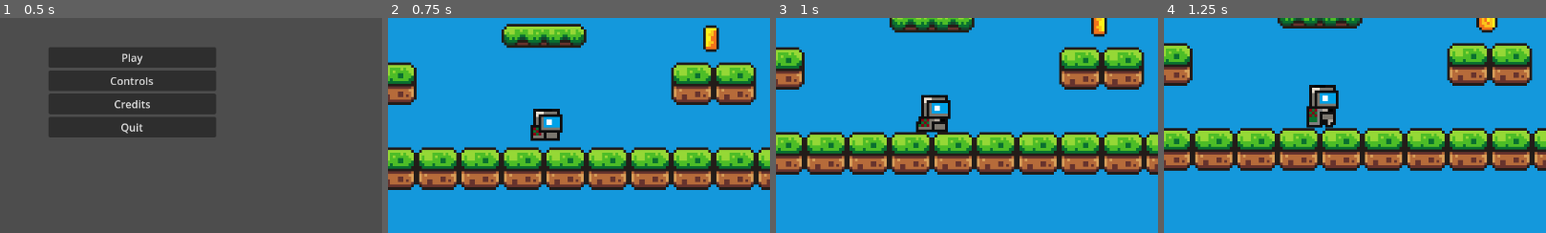
Above: before the commit, frames 1-4 (left to right).
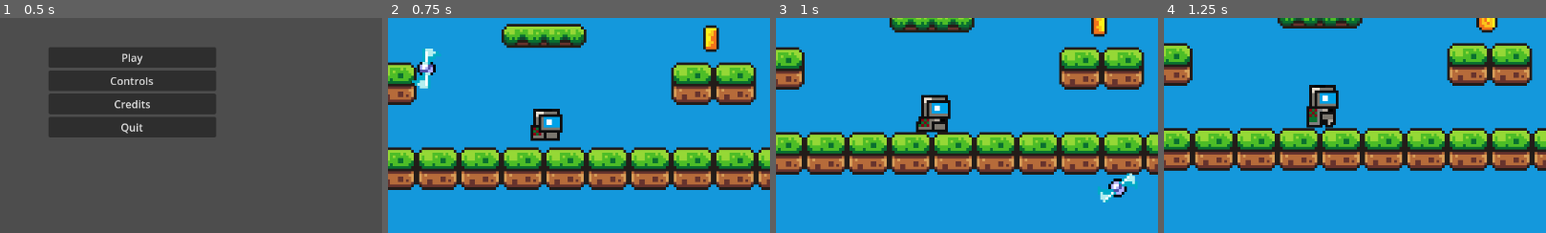
Above: after the commit, the same moments.

Repository: Nikman800/Lab_4_Game
Game: Godot game, scene res://scenes/mainmenu.tscn
Same seed, same stepped clock (60 frames per second), same inputs: the game is played once before the commit and once after it.
Inputs:
- Up to frame 1 (0.5 s): no input
- Up to frame 2 (0.75 s): click "Play" at 0.5 s
- Up to frame 3 (1 s): no input
- Up to frame 4 (1.25 s): no input
The pictures show only the part of the screen within x 29-79%, y 30-80%; the shares and areas given below are measured in that part.

Frame 1 is identical in both runs. In frame 2, 0.5% of the frame differs, in the area x 6-13%, y 14-33%; in frame 3, 0.5%; in frame 4, nothing differs.

Commit message:
Added shooting. Still need to implement damage and other factors

Diff:
--- /dev/null
+++ b/scenes/bullet.tscn
@@ -0,0 +1,60 @@
+[gd_scene load_steps=9 format=3 uid="uid://bfre8gl33k8pr"]
+
+[ext_resource type="Script" path="res://scripts/bullet.gd" id="1_akv1v"]
+[ext_resource type="Texture2D" uid="uid://b3xc0vsro42ym" path="res://assets/sprites/grenade-guy-sheet-alpha.png" id="1_tj3h6"]
+
+[sub_resource type="AtlasTexture" id="AtlasTexture_td5xx"]
+atlas = ExtResource("1_tj3h6")
+region = Rect2(16, 96, 16, 16)
+
+[sub_resource type="AtlasTexture" id="AtlasTexture_jp1pa"]
+atlas = ExtResource("1_tj3h6")
+region = Rect2(32, 96, 16, 16)
+
+[sub_resource type="AtlasTexture" id="AtlasTexture_451w5"]
+atlas = ExtResource("1_tj3h6")
+region = Rect2(48, 96, 16, 16)
+
+[sub_resource type="AtlasTexture" id="AtlasTexture_lncks"]
+atlas = ExtResource("1_tj3h6")
+region = Rect2(64, 96, 16, 16)
+
+[sub_resource type="SpriteFrames" id="SpriteFrames_7rwfe"]
+animations = [{
+"frames": [{
+"duration": 1.0,
+"texture": SubResource("AtlasTexture_td5xx")
+}, {
+"duration": 1.0,
+"texture": SubResource("AtlasTexture_jp1pa")
+}, {
+"duration": 1.0,
+"texture": SubResource("AtlasTexture_451w5")
+}, {
+"duration": 1.0,
+"texture": SubResource("AtlasTexture_lncks")
+}],
+"loop": true,
+"name": &"default",
+"speed": 10.0
+}]
+
+[sub_resource type="CircleShape2D" id="CircleShape2D_4drtd"]
+radius = 6.0
+
+[node name="Bullet" type="Area2D"]
+collision_layer = 8
+collision_mask = 3
+script = ExtResource("1_akv1v")
+
+[node name="AnimatedSprite2D" type="AnimatedSprite2D" parent="."]
+sprite_frames = SubResource("SpriteFrames_7rwfe")
+autoplay = "default"
+
+[node name="CollisionShape2D" type="CollisionShape2D" parent="."]
+shape = SubResource("CircleShape2D_4drtd")
+
+[node name="Timer" type="Timer" parent="."]
+
+[connection signal="body_entered" from="." to="." method="_on_body_entered"]
+[connection signal="timeout" from="Timer" to="." method="_on_timer_timeout"]
--- a/scenes/game.tscn
+++ b/scenes/game.tscn
@@ -7,7 +7,9 @@
 [ext_resource type="PackedScene" uid="uid://dwfjvdh2j2ero" path="res://scenes/platform.tscn" id="3_v7s5c"]
 [ext_resource type="PackedScene" uid="uid://bybwh5jjgsgkl" path="res://scenes/coin.tscn" id="4_w0ket"]
 [ext_resource type="PackedScene" uid="uid://b631raxidnram" path="res://scenes/killzone.tscn" id="5_3bfb2"]
+[ext_resource type="Script" path="res://scripts/BulletManager.gd" id="5_j8uk2"]
 [ext_resource type="PackedScene" uid="uid://dlfvcmxaf158c" path="res://scenes/slime.tscn" id="6_bvobh"]
+[ext_resource type="PackedScene" uid="uid://bfre8gl33k8pr" path="res://scenes/bullet.tscn" id="6_r3681"]
 [ext_resource type="Script" path="res://scripts/TextureProgressBar.gd" id="9_k6s0f"]
 [ext_resource type="Texture2D" uid="uid://ba4q06568xka8" path="res://assets/healthbar/healthbarUnder.png" id="9_o5jqk"]
 [ext_resource type="Texture2D" uid="uid://bnx56edgawd3e" path="res://assets/healthbar/healthbarProgress.png" id="10_qihcm"]
@@ -495,6 +497,10 @@
 limit_smoothed = true
 position_smoothing_enabled = true
 
+[node name="BulletManager" type="Node2D" parent="."]
+script = ExtResource("5_j8uk2")
+bullet_scene = ExtResource("6_r3681")
+
 [node name="Killzone" parent="." instance=ExtResource("5_3bfb2")]
 position = Vector2(1, -18)
 
@@ -573,3 +579,4 @@
 position = Vector2(-183, -192)
 
 [connection signal="healthChanged" from="Player" to="CanvasLayer/Node2D/Healthbar" method="_on_player_health_changed"]
+[connection signal="shoot" from="Kreep" to="BulletManager" method="_on_kreep_shoot"]
--- a/scenes/kreep1.tscn
+++ b/scenes/kreep1.tscn
@@ -77,3 +77,8 @@
 [node name="CollisionShape2D" type="CollisionShape2D" parent="."]
 position = Vector2(0, -7.5)
 shape = SubResource("RectangleShape2D_ikcpy")
+
+[node name="Timer" type="Timer" parent="."]
+wait_time = 5.0
+
+[connection signal="timeout" from="Timer" to="." method="_on_timer_timeout"]
--- a/scenes/player.tscn
+++ b/scenes/player.tscn
@@ -178,7 +178,7 @@
 [node name="AnimatedSprite2D" type="AnimatedSprite2D" parent="."]
 position = Vector2(0, -12)
 sprite_frames = SubResource("SpriteFrames_mtp0f")
-animation = &"jump"
+animation = &"run"
 autoplay = "idle"
 
 [node name="CollisionShape2D" type="CollisionShape2D" parent="."]
--- /dev/null
+++ b/scripts/BulletManager.gd
@@ -0,0 +1,10 @@
+extends Node2D
+
+@export var bullet_scene : PackedScene
+
+func _on_kreep_shoot(pos, dir):
+	var bullet = bullet_scene.instantiate()
+	add_child(bullet)
+	bullet.position = pos
+	bullet.direction = dir.normalized()
+	bullet.add_to_group("bullets")
--- /dev/null
+++ b/scripts/bullet.gd
@@ -0,0 +1,21 @@
+extends Area2D
+
+var speed : int = 500
+var direction : Vector2
+
+
+# Called every frame. 'delta' is the elapsed time since the previous frame.
+func _process(delta):
+	position += speed * direction * delta
+
+
+
+
+func _on_timer_timeout():
+	queue_free()
+
+
+
+
+func _on_body_entered(body):
+	print(body.name)
--- a/scripts/kreep1.gd
+++ b/scripts/kreep1.gd
@@ -4,6 +4,8 @@
 @onready var ray_cast_left = $RayCastLeft
 @onready var ray_cast_down = $RayCastDown
 @onready var animated_sprite = $AnimatedSprite2D
+@onready var timer = $Timer
+
 
 const SPEED = 60
 
@@ -13,14 +15,50 @@
 var was_hitting_left_wall = false
 var was_on_surface = false
 
+#Health bar variables:
+var max_health = 1
+var current_health = max_health  # Initialize with full health
+
+#shooting variables:
+var player
+var bullet_direction
+var shooting_distance = 200
+var can_shoot = true
+
+#Signals
+signal healthChanged
+signal shoot
+
+func take_damage(amount):
+	current_health -= amount
+	current_health = clamp(current_health, 0, max_health)
+	healthChanged.emit()
+	#emit_signal("healthChanged", current_health)  # Notify about health change
+	print("health is now " + str(current_health))
+
+	if current_health <= 0:
+		# Handle enemy death (e.g., game over, respawn)
+		print("Enemy has died!")  # Replace with your death logic
+		# Get and queue the CollisionShape2D for deletion
+		var collision_shape = get_node("CollisionShape2D")  # Assuming it's a direct child
+		collision_shape.queue_free()
+
+func shoot_at_player(position, dir):
+	print("Shooting at player")
+	shoot.emit(position, dir)
+	can_shoot = false
+
+
 func _ready():
+	healthChanged.emit()
 	was_hitting_left_wall = ray_cast_left.is_colliding()
 	was_on_surface = ray_cast_down.is_colliding()
+	player = get_node("../Player")
 
 func _physics_process(delta):
 	# Check for collisions and handle rotations
 	if !ray_cast_down.is_colliding() and was_on_surface: # Not touching a surface
-		print("Rotating anticlockwise")
+		#print("Rotating anticlockwise")
 		if x_direction == -1 and y_direction == 0:
 			#self.rotation_degrees = -90
 			rotate(deg_to_rad(-90))  # Rotate 90 degrees anticlockwise
@@ -32,7 +70,7 @@
 			x_direction = 1
 			y_direction = 0
 		elif x_direction == 1 and y_direction == 0:
-			print("Rotating going up")
+			#print("Rotating going up")
 			#self.rotation_degrees = -90
 			rotate(deg_to_rad(-90))  # Rotate 90 degrees anticlockwise
 			x_direction = 0
@@ -43,7 +81,7 @@
 			x_direction = -1
 			y_direction = 0
 	elif ray_cast_left.is_colliding() and not was_hitting_left_wall:  # Hitting left wall
-		print("Rotating clockwise")
+		#print("Rotating clockwise")
 		if x_direction == -1 and y_direction == 0:
 			rotate(deg_to_rad(90))
 			x_direction = 0
@@ -66,10 +104,6 @@
 			position.y += 3
 
 
-	# Delay movement after rotation
-	#if !was_on_surface or !was_hitting_left_wall:
-		#await get_tree().process_frame  # Wait for one frame
-
 	# Set the velocity based on direction
 	velocity.x = SPEED * x_direction
 	velocity.y = SPEED * y_direction
@@ -77,7 +111,20 @@
 	# Move the enemy
 	move_and_slide()
 
+	#Implement Shooting logic
+	#print(player.position)
+	#print(position.distance_to(player.position))
+	if position.distance_to(player.position) <= shooting_distance and can_shoot:
+		bullet_direction = (player.position - position).normalized()
+		timer.start()
+		#can_shoot = false
+		shoot_at_player(self.position, bullet_direction)
+
 	# Store the previous state to detect changes
 	was_hitting_left_wall = ray_cast_left.is_colliding()
 	was_on_surface = ray_cast_down.is_colliding()  # Use raycast for surface detection
 	#print("Colliding is " + str(was_on_surface))
+
+
+func _on_timer_timeout():
+	can_shoot = true
--- a/scripts/player.gd
+++ b/scripts/player.gd
@@ -105,7 +105,7 @@
 	# Emit dashChanged signal ONLY if boost has changed significantly
 	if abs(current_boost - previous_boost) >= 0.1:  # Adjust the threshold as needed
 		dashChanged.emit(current_boost)
-		print(current_boost)
+		#print(current_boost)
 
 	# Get the input direction: -1, 0, 1
 	var direction = Input.get_axis("move_left", "move_right")
Not shown: 1 places in scenes/game.tscn that only renumber resources
